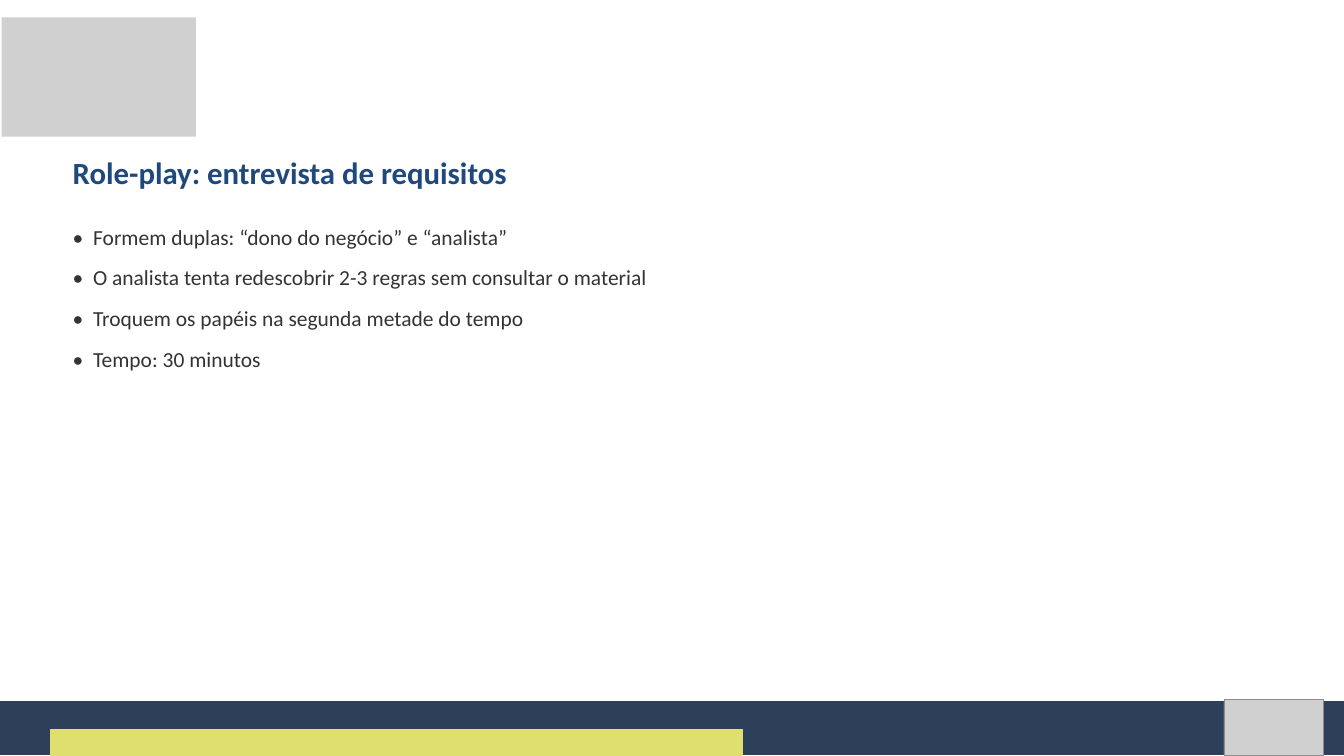
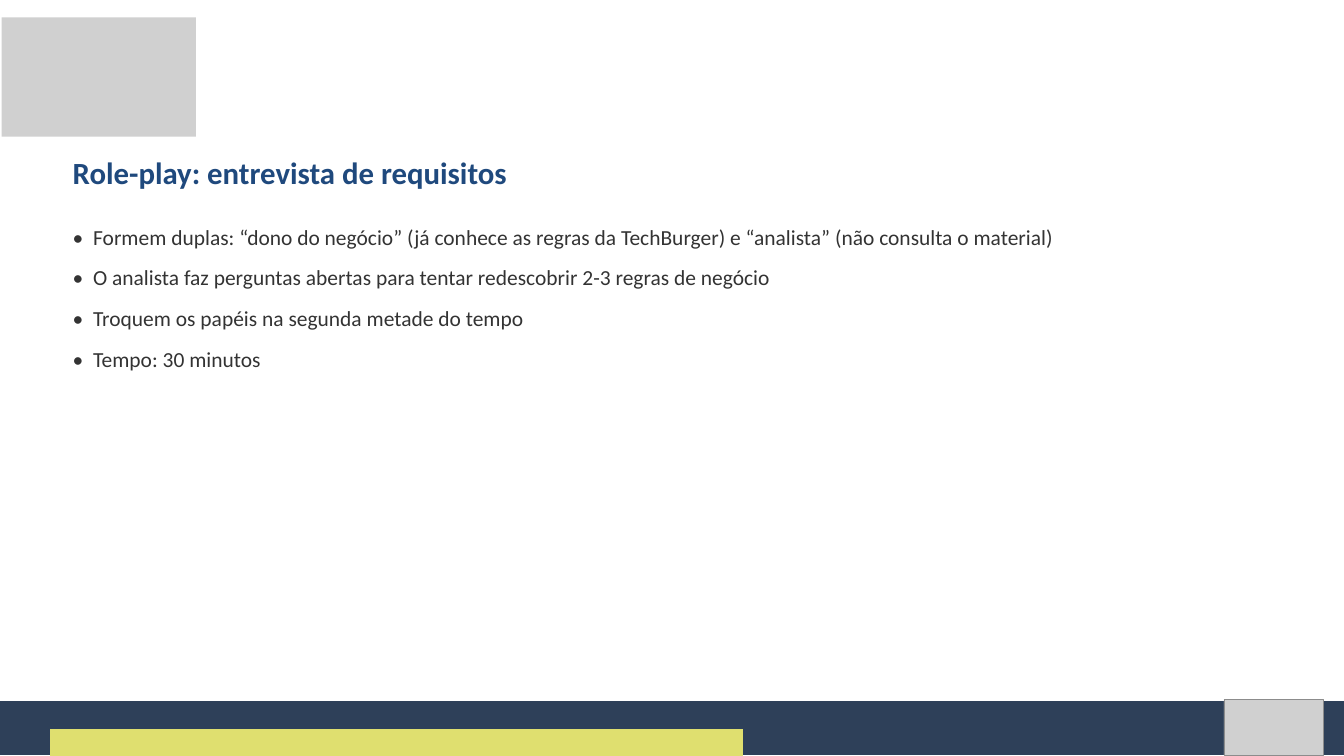
Before and after one commit to Natan20/Curso-Modelagem-De-Sistemas-Material, a slide deck: slide 23 of Aula 02 - 04-09-2026/Aula 2 - Slides.pptx (slide 22 before the commit). Drawn at 1344x756 pixels with LibreOffice and Linux fonts; fonts in the diff are those of the drawing; grey boxes stand for pictures. Boxes give left, top, right and bottom in pixels: in the first picture for what was removed or moved away, otherwise in the second. Text is boxed around its words. In the diff, an @@ line names an element or a change of style, - is before the commit and + after.

Commit message:
Reorganiza Aula 2: quiz apos RNF, adiciona slides de Criterio de Aceite e move sintese/glossario pro final
- Quiz relampago RF/RNF movido para depois de RF e RNF completos, com slide de respostas novo
- Adiciona slide de definicao do MoSCoW antes das categorias
- Expande Criterio de Aceite em 4 slides (definicao, formato, exemplo, pratica)
- Corrige formatacao inconsistente dos slides de Ambiguidade/Conflitos
- Move Sintese e Glossario para o final, depois do material de reserva
- Esclarece a mecanica do role-play de entrevista no slide

```diff
--- a/Aula 02 - 04-09-2026/Aula 2 - Slides.pptx
+++ b/Aula 02 - 04-09-2026/Aula 2 - Slides.pptx
@@ text at (x1=93, y1=229, x2=1053, y2=289): text changed @@
-• Formem duplas: “dono do negócio” e “analista”
-• O analista tenta redescobrir 2-3 regras sem consultar o material
+• Formem duplas: “dono do negócio” (já conhece as regras da TechBurger) e “analista” (não consulta o material)
+• O analista faz perguntas abertas para tentar redescobrir 2-3 regras de negócio
```
Also in this commit, not shown: 3 other slides changed, 5 slides added, 2 other files.
